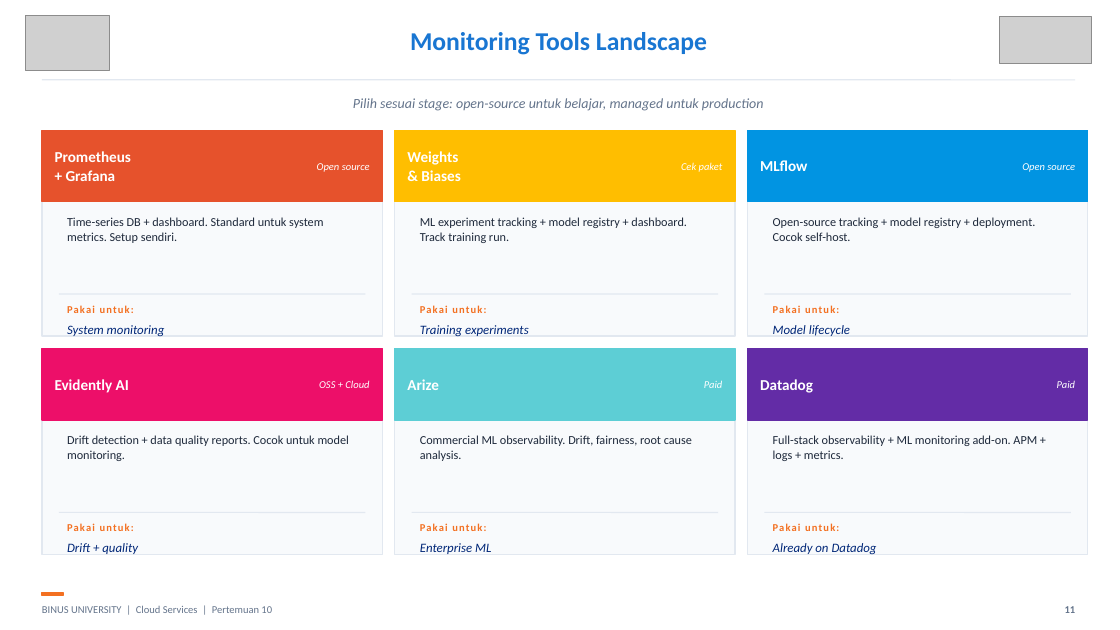
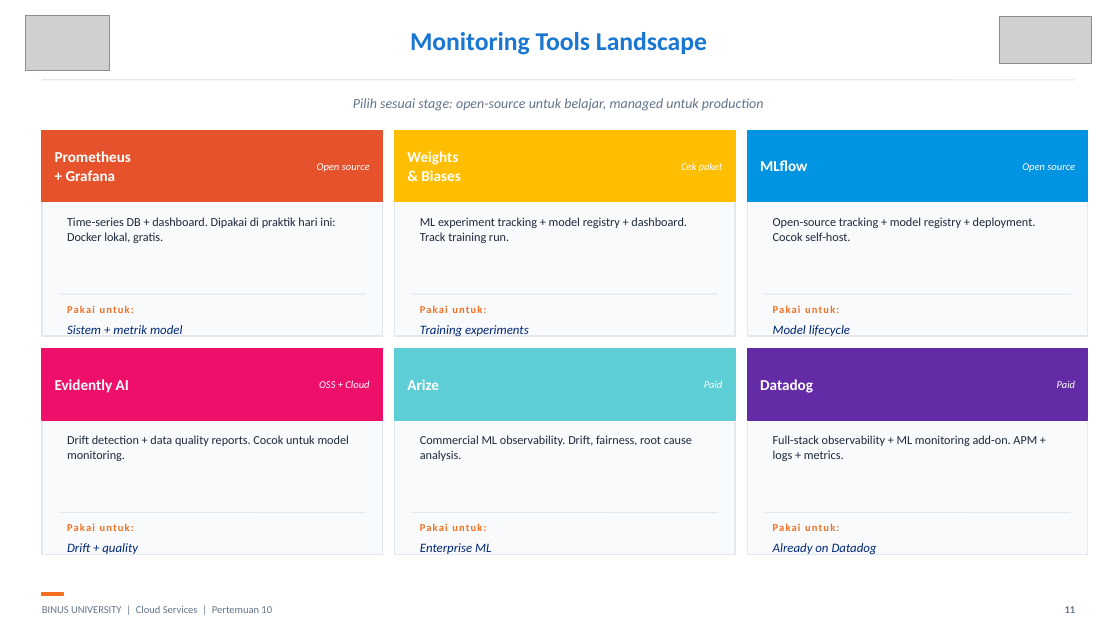
Before and after one commit to SeedFlora/meet10CloudService, a slide deck: slide 11 of slides/Teori_Pertemuan_10.pptx. Drawn at 1120x630 pixels with LibreOffice and Linux fonts; fonts in the diff are those of the drawing; grey boxes stand for pictures. Boxes give left, top, right and bottom in pixels: in the first picture for what was removed or moved away, otherwise in the second. Text is boxed around its words. In the diff, an @@ line names an element or a change of style, - is before the commit and + after.

```diff
--- a/slides/Teori_Pertemuan_10.pptx
+++ b/slides/Teori_Pertemuan_10.pptx
@@ text at (67,217,335,243): text changed @@
-Time-series DB + dashboard. Standard untuk system metrics. Setup sendiri.
+Time-series DB + dashboard. Dipakai di praktik hari ini: Docker lokal, gratis.
@@ text at (67,325,182,334): text changed @@
-System monitoring
+Sistem + metrik model
```
Also in this commit, not shown: 22 other slides changed, 9 slides added, 16 other files.
